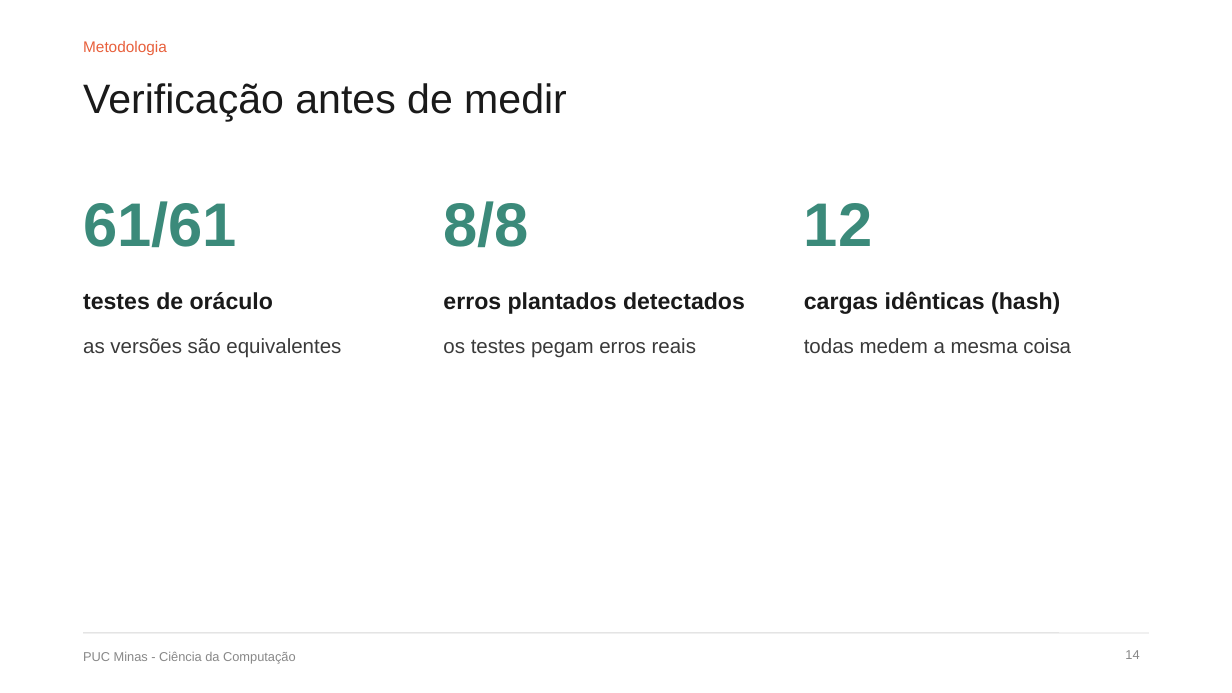
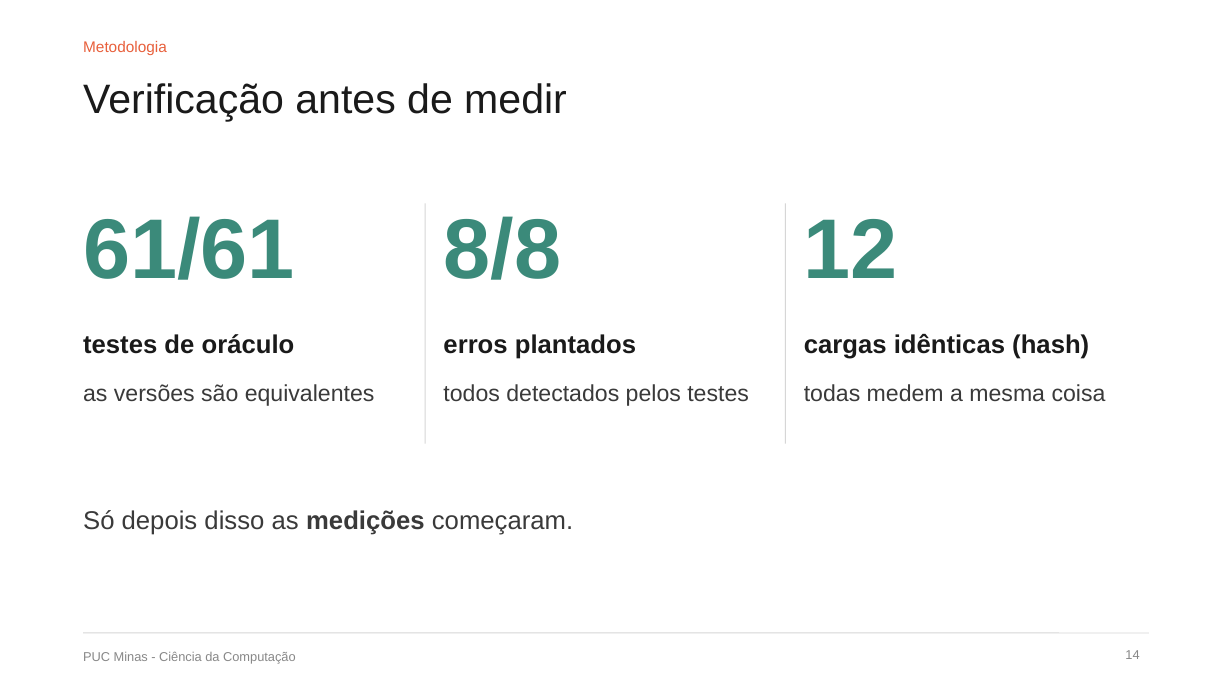
Before and after one commit to DiegoMarchioni/TCC, a slide deck: slide 14 of apresentacao/dissertacao/defesa.pptx. Drawn at 1232x693 pixels with LibreOffice and Linux fonts; fonts in the diff are those of the drawing. Boxes give left, top, right and bottom in pixels: in the first picture for what was removed or moved away, otherwise in the second. Text is boxed around its words. In the diff, an @@ line names an element or a change of style, - is before the commit and + after.

```diff
--- a/apresentacao/dissertacao/defesa.pptx
+++ b/apresentacao/dissertacao/defesa.pptx
@@ text "61/61": place and size @@
-text "61/61" at box(83, 201, 237, 248)
+text "61/61" at box(83, 216, 295, 280)
@@ line added from (425, 203) to (425, 444), #D6D6D6 0.75 pt @@
@@ text "8/8": place and size @@
-text "8/8" at box(443, 201, 529, 248)
+text "8/8" at box(443, 216, 561, 280)
@@ line added from (786, 203) to (786, 444), #D6D6D6 0.75 pt @@
@@ size 48 to 66 pt in 3 elements at box(83, 216, 295, 280), box(443, 216, 561, 280), box(804, 219, 898, 278) @@
@@ text "12": place and size @@
-text "12" at box(804, 203, 872, 246)
+text "12" at box(804, 219, 898, 278)
@@ text "testes de oráculo": place and size @@
-text "testes de oráculo" at box(83, 292, 273, 310)
+text "testes de oráculo" at box(83, 334, 295, 354)
@@ text "testes de oráculo" at box(83, 334, 295, 354): size 18 to 20 pt @@
@@ text "cargas idênticas (hash)": place and size @@
-text "cargas idênticas (hash)" at box(804, 291, 1060, 314)
+text "cargas idênticas (hash)" at box(804, 334, 1089, 359)
@@ text "cargas idênticas (hash)" at box(804, 334, 1089, 359): size 18 to 20 pt @@
@@ text at box(443, 334, 636, 359): text changed; size 18 to 20 pt @@
-erros plantados detectados
+erros plantados
@@ text "as versões são equivalentes": place and size @@
-text "as versões são equivalentes" at box(83, 338, 341, 358)
+text "as versões são equivalentes" at box(83, 384, 375, 406)
@@ text "as versões são equivalentes" at box(83, 384, 375, 406): size 16 to 18 pt @@
@@ text at box(443, 384, 749, 406): text changed; size 16 to 18 pt @@
-os testes pegam erros reais
+todos detectados pelos testes
@@ text "todas medem a mesma coisa": place and size @@
-text "todas medem a mesma coisa" at box(804, 338, 1071, 353)
+text "todas medem a mesma coisa" at box(804, 384, 1106, 402)
@@ text "todas medem a mesma coisa" at box(804, 384, 1106, 402): size 16 to 18 pt @@
@@ text added at box(83, 510, 573, 535), 20 pt, text #3A3A3A @@
+Só depois disso as medições começaram.
```
Also in this commit, not shown: 10 other slides changed, 1 other file.
